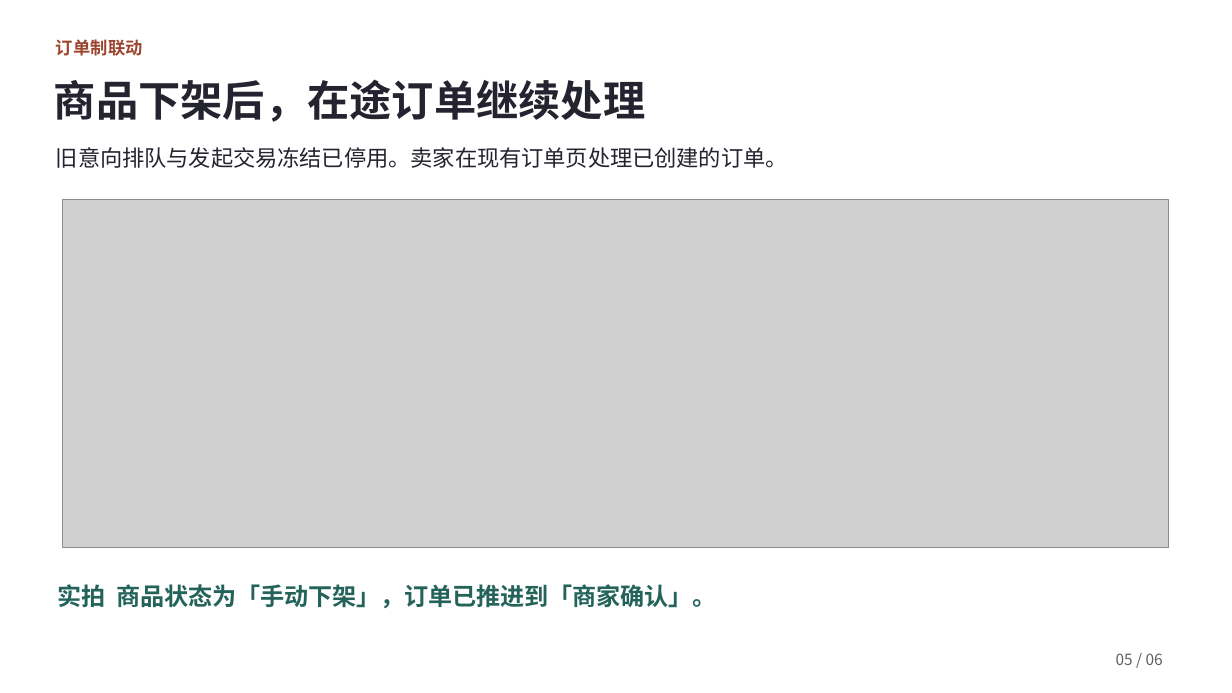
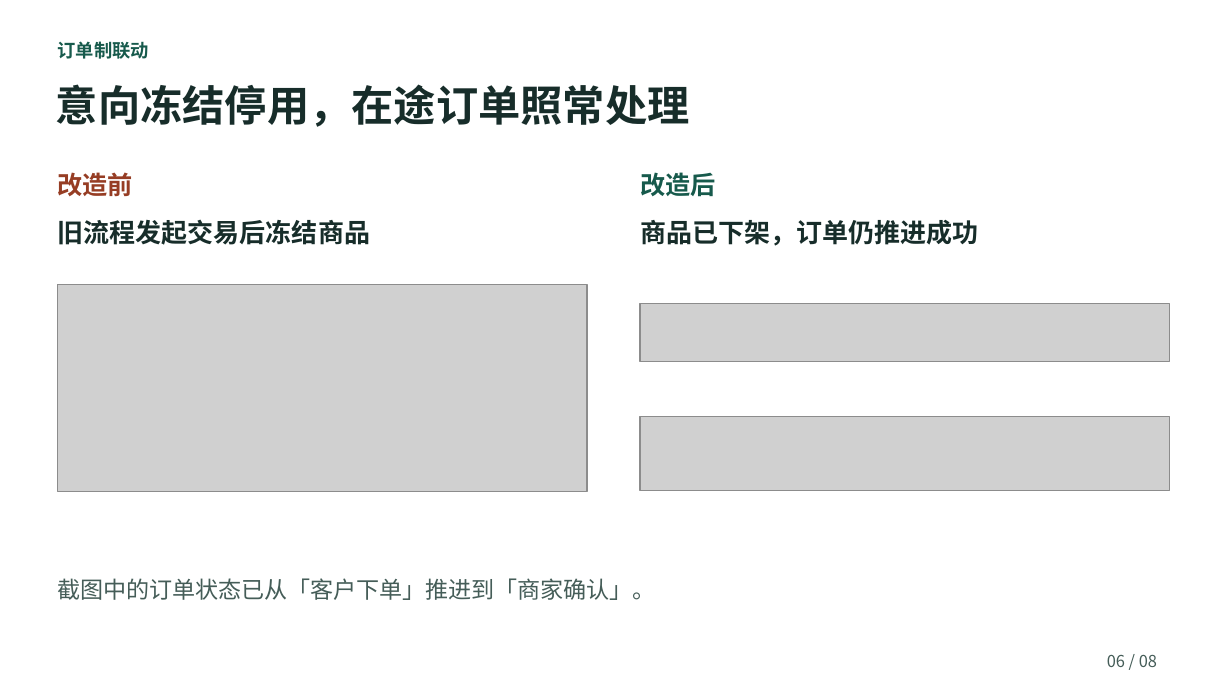
Before and after one commit to hds556/se-course-project, a slide deck: slide 26 of 成果物/第二组第四次阶段性评审报告.pptx. Drawn at 1232x693 pixels with LibreOffice and Linux fonts; fonts in the diff are those of the drawing; grey boxes stand for pictures. Boxes give left, top, right and bottom in pixels: in the first picture for what was removed or moved away, otherwise in the second. Text is boxed around its words. In the diff, an @@ line names an element or a change of style, - is before the commit and + after.

```diff
--- a/成果物/第二组第四次阶段性评审报告.pptx
+++ b/成果物/第二组第四次阶段性评审报告.pptx
@@ text "订单制联动" at [58, 41, 149, 59]: size 10.1 to 10.7 pt, text colour #9C442E to #175A4C; line spacing 1.18 to 1.14 @@
@@ text at [56, 84, 690, 127]: text changed; text colour #242330 to #172D2A @@
-商品下架后，在途订单继续处理
+意向冻结停用，在途订单照常处理
@@ text removed at [56, 147, 788, 168] @@
-旧意向排队与发起交易冻结已停用。卖家在现有订单页处理已创建的订单。
@@ text added at [58, 172, 133, 196], 14.7 pt, text #963D24, bold @@
+改造前
@@ text added at [640, 172, 715, 197], 14.7 pt, text #175A4C, bold @@
+改造后
@@ text added at [58, 219, 370, 245], 15.2 pt, text #172D2A, bold @@
+旧流程发起交易后冻结商品
@@ text added at [640, 220, 978, 246], 15.2 pt, text #172D2A, bold @@
+商品已下架，订单仍推进成功
@@ picture added at [58, 285, 588, 492] @@
@@ picture: place and size @@
-picture at [63, 200, 1168, 548]
+picture at [641, 304, 1170, 362]
@@ picture added at [641, 416, 1170, 490] @@
@@ text at [58, 578, 656, 600]: text changed; size 14.1 to 13.5 pt; text colour #23635A to #455D58; bold off @@
-实拍 商品状态为「手动下架」，订单已推进到「商家确认」。
+截图中的订单状态已从「客户下单」推进到「商家确认」。
@@ text at [1107, 655, 1157, 667]: text changed; size 9 to 9.6 pt; text colour #625D64 to #455D58 @@
-05 / 06
+06 / 08
```
Also in this commit, not shown: 5 other slides changed, 11 slides added, 5 slides removed, 1 other file.
